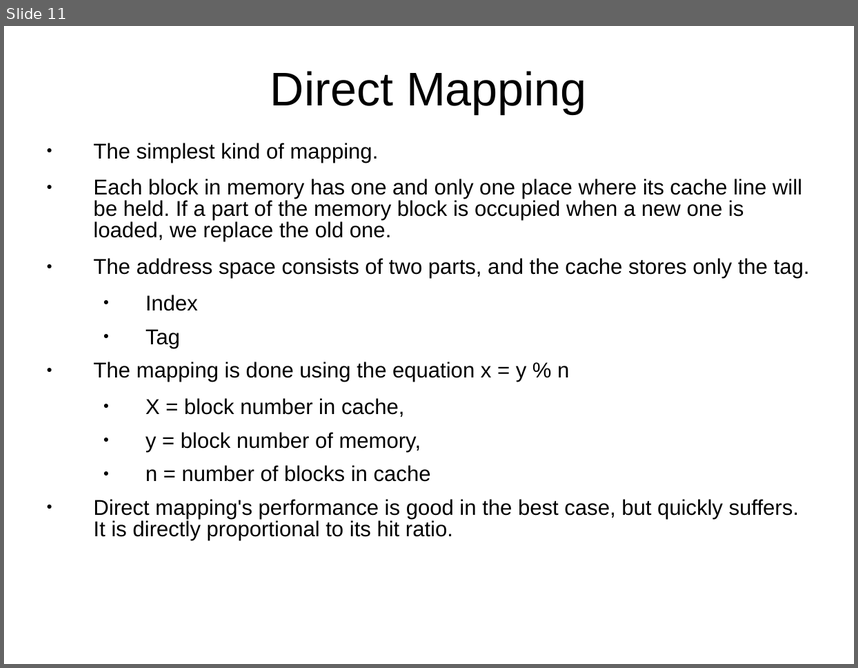
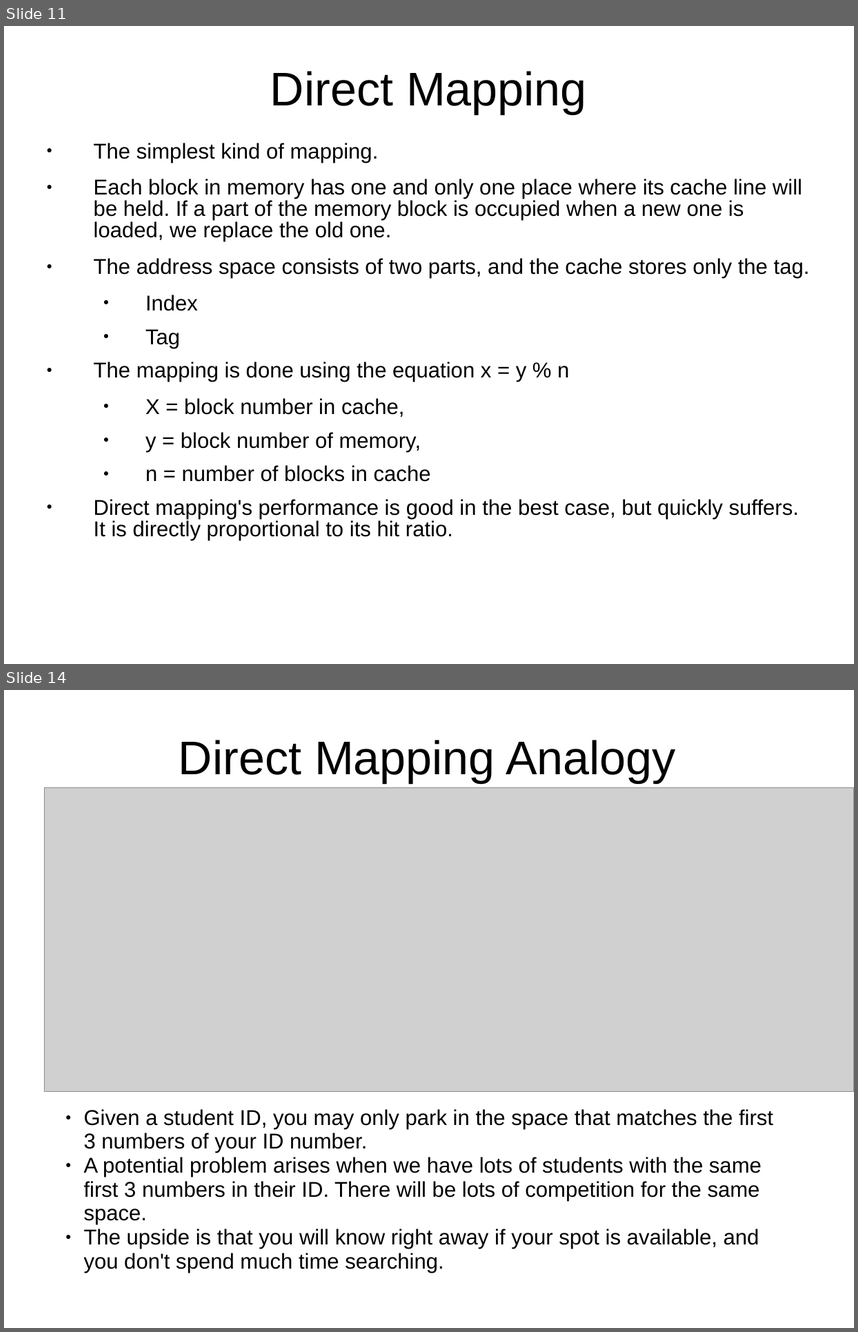
Before and after one commit to Gibbedboy/CSCI-460-Presentation, a slide deck: CacheMemory.ppt. Shown one above the other, each under a label of ours: slide 11 before the commit, slides 11 and 14 after it; the slides between them are not shown. The pictures are 858x668 and 858x1332 pixels, drawn with LibreOffice and Linux fonts; fonts in the diff are those of the drawing; grey boxes stand for pictures. Boxes give left, top, right and bottom in pixels: in the first picture for what was removed or moved away, otherwise in the second. Text is boxed around its words. In the diff, an @@ line names an element or a change of style, - is before the commit and + after.

Commit message:
Cache Mapping Done

```diff
--- a/CacheMemory.ppt
+++ b/CacheMemory.ppt
@@ slide 14 added at <box>4,690,854,1328</box>, background #FFFFFF @@
@@ text added at <box>179,740,676,782</box>, 44 pt, text #000000 @@
+Direct Mapping Analogy
@@ picture added at <box>44,788,854,1091</box> @@
@@ text added at <box>84,1109,773,1272</box>, 20 pt, text #000000 @@
+● Given a student ID, you may only park in the space that matches the first 3 numbers of your ID number.
+● A potential problem arises when we have lots of students with the same first 3 numbers in their ID. There will be lots of competition for the same space.
+● The upside is that you will know right away if your spot is available, and you don't spend much time searching.
```
Also in this commit, not shown: 4 other slides added, 3 slides removed, 1 other file.
